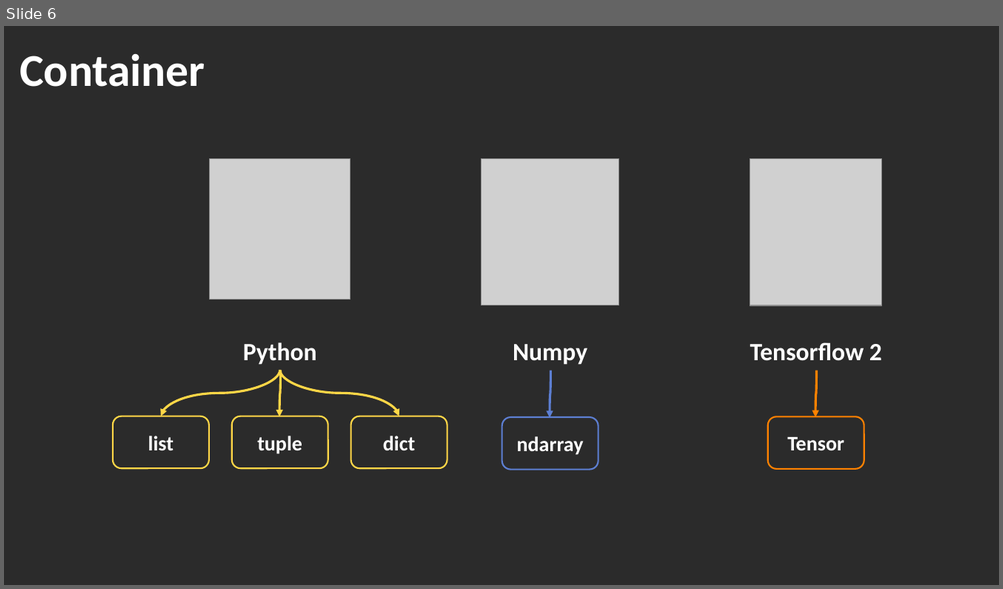
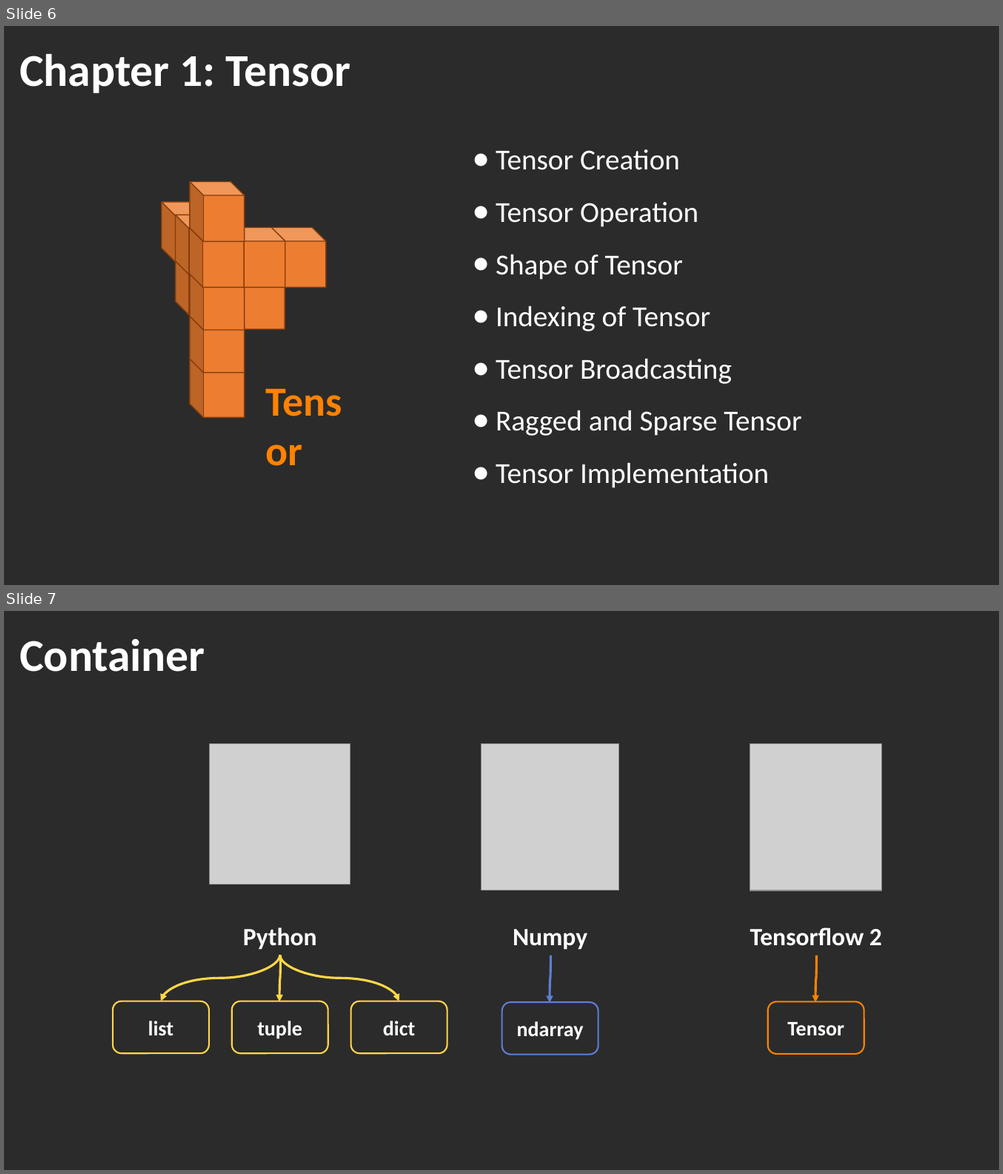
Before and after one commit to Meimin-Wang/Tensorflow-2_Tutorial, a slide deck: ppt/Tensorflow 2 Tutorial.pptx. Shown one above the other, each under a label of ours: slide 6 before the commit, slides 6 and 7 after it. The pictures are 1003x589 and 1003x1174 pixels, drawn with LibreOffice and Linux fonts; fonts in the diff are those of the drawing; grey boxes stand for pictures; background and template pictures are left out; a plain dark background stands for a picture behind light text. Boxes give left, top, right and bottom in pixels: in the first picture for what was removed or moved away, otherwise in the second. Text is boxed around its words. In the diff, an @@ line names an element or a change of style, - is before the commit and + after.

```diff
--- a/ppt/Tensorflow 2 Tutorial.pptx
+++ b/ppt/Tensorflow 2 Tutorial.pptx
@@ slide 6 added at (4,26,999,585), background picture (left out) @@
@@ title added at (20,53,351,93), 44 pt, text #FFFFFF, bold @@
+Chapter 1: Tensor
@@ text added at (495,150,801,488), 28 pt, text #FFFFFF @@
+● Tensor Creation
+● Tensor Operation
+● Shape of Tensor
+● Indexing of Tensor
+● Tensor Broadcasting
+● Ragged and Sparse Tensor
+● Tensor Implementation
@@ group added at (162,182,683,417): 11 cubes, 1 text @@
+Tensor
@@ what was slide 6 is now slide 7 @@
```
Also in this commit, not shown: 2 other slides added, 12 other files.
